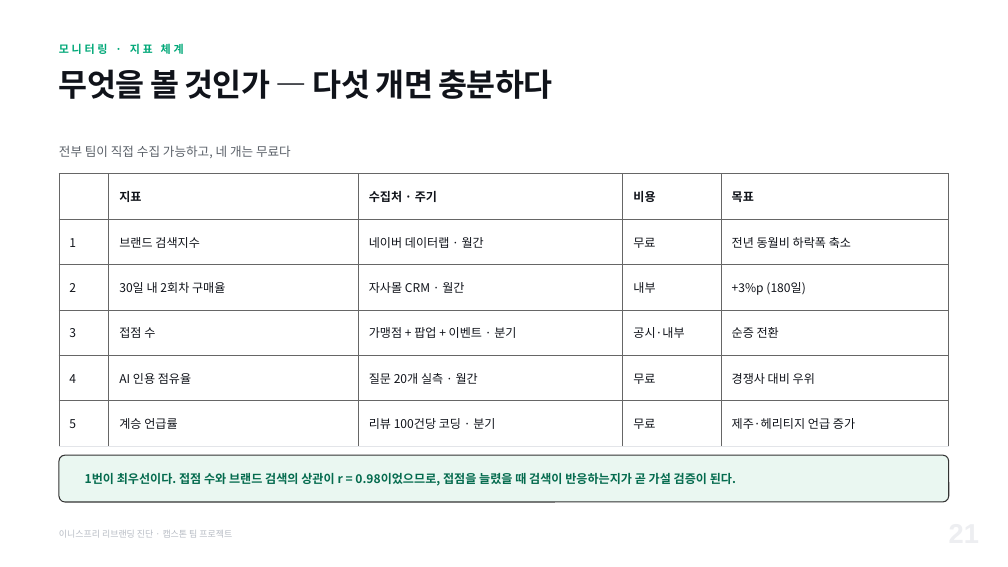
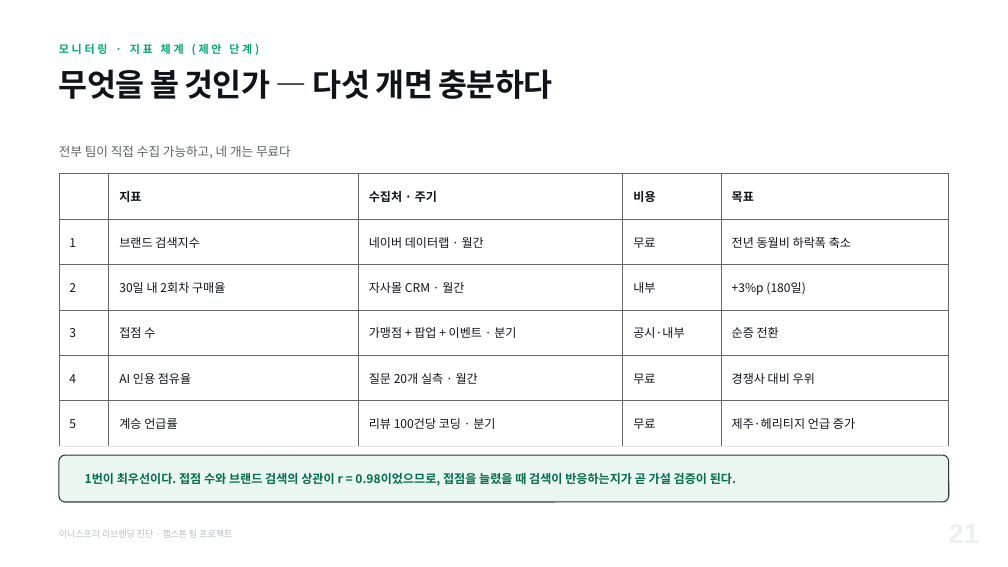
Before and after one commit to RY-ruc/Brand-Growth-Strategy, a slide deck: slide 21 of 01_분석결과/이니스프리_캡스톤_산출문_최종.pptx. Drawn at 1008x567 pixels with LibreOffice and Linux fonts; fonts in the diff are those of the drawing. Boxes give left, top, right and bottom in pixels: in the first picture for what was removed or moved away, otherwise in the second. Text is boxed around its words. In the diff, an @@ line names an element or a change of style, - is before the commit and + after.

```diff
--- a/01_분석결과/이니스프리_캡스톤_산출문_최종.pptx
+++ b/01_분석결과/이니스프리_캡스톤_산출문_최종.pptx
@@ text at [59,43,259,55]: text changed @@
-모니터링 · 지표 체계
+모니터링 · 지표 체계 (제안 단계)
```
Also in this commit, not shown: 6 other slides changed, 10 other files.
